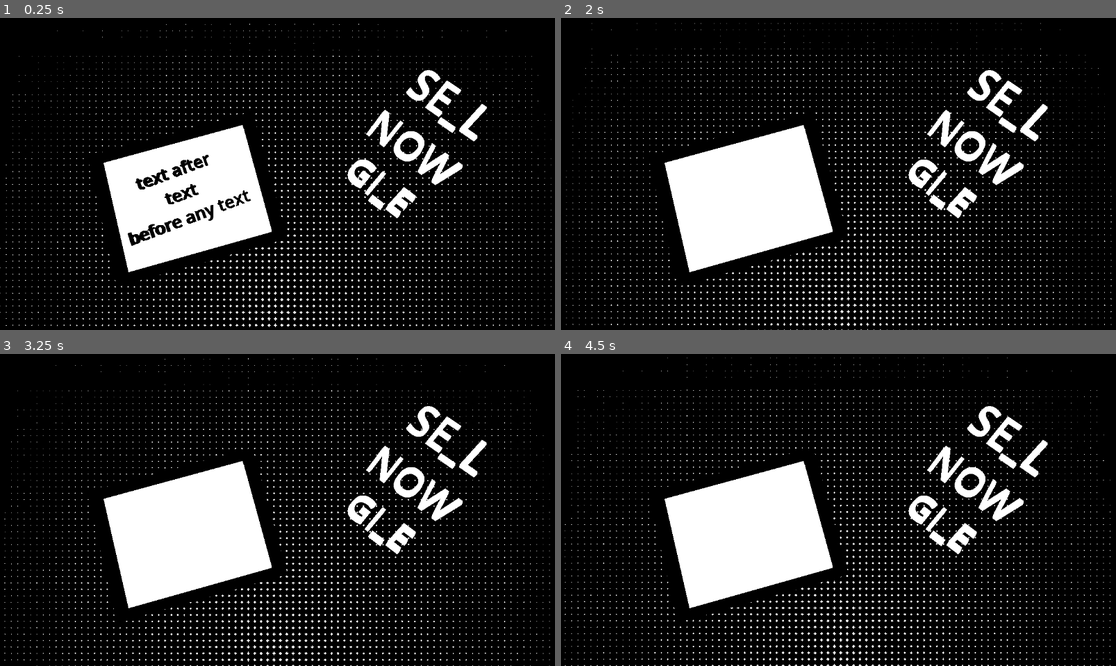
Above: before the commit, frames 1-4 (two rows, left to right).
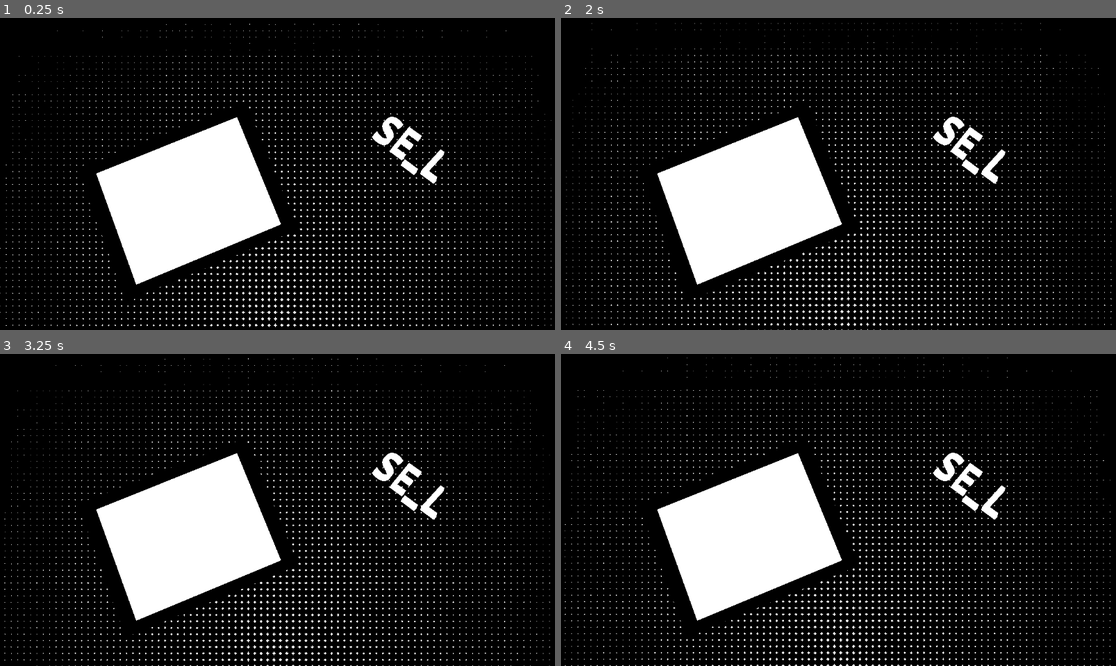
Above: after the commit, the same moments.

Repository: aHDpeee/CapitalismBut..
Game: Godot game, scene res://Scenes/desktop_3d.tscn
Same seed, same stepped clock (60 frames per second), same inputs: the game is played once before the commit and once after it.
Inputs:
- Up to frame 1 (0.25 s): no input
- Up to frame 2 (2 s): tap Enter at 0.5 s
- Up to frame 3 (3.25 s): no input
- Up to frame 4 (4.5 s): no input

The runs differ from the first frame. In frame 1, 5.1% of the frame differs, in the area x 14-88%, y 16-91%; in frame 2, 4.1%; in frame 3, 4.1%; in frame 4, 4.1%.

Commit message:
Letters now drops and moves viea letters

Diff:
--- a/Scenes/letter.tscn
+++ b/Scenes/letter.tscn
@@ -28,7 +28,7 @@
 collision_layer = 257
 collision_mask = 257
 physics_material_override = SubResource("PhysicsMaterial_ka838")
-constant_force = Vector3(0, -20.125, 0)
+constant_force = Vector3(0, -9.9, 0)
 script = ExtResource("1_ka838")
 
 [node name="Collision" type="CollisionShape3D" parent="." unique_id=30077847]
@@ -36,8 +36,10 @@
 shape = SubResource("BoxShape3D_ka838")
 
 [node name="Shape" type="MeshInstance3D" parent="." unique_id=608263764]
+layers = 33792
 mesh = SubResource("TextMesh_sqwnb")
 
 [node name="Outline" type="MeshInstance3D" parent="Shape" unique_id=581466753]
 transform = Transform3D(1.135, 0, 0, 0, 1.135, 0, 0, 0, 1.135, 0, 0, 0)
+layers = 33792
 mesh = SubResource("TextMesh_xbl6t")
--- a/Scenes/make_view.tscn
+++ b/Scenes/make_view.tscn
@@ -3,13 +3,41 @@
 [ext_resource type="Script" uid="uid://bp5lk013obpue" path="res://make_view.gd" id="1_20200"]
 [ext_resource type="PackedScene" uid="uid://canodryngwne8" path="res://Scenes/typing_area.tscn" id="2_k6k8p"]
 
+[sub_resource type="BoxShape3D" id="BoxShape3D_20200"]
+size = Vector3(0.08812857, 0.05543518, 0.108795166)
+
 [node name="makeView" type="Node3D" unique_id=1882131718]
 script = ExtResource("1_20200")
 
 [node name="TypingArea" parent="." unique_id=1747342196 instance=ExtResource("2_k6k8p")]
-transform = Transform3D(0.99999994, 0, 0, 0, 1, 0, 0, 0, 0.99999994, 0, 0, 0)
 
 [node name="Camera3D" type="Camera3D" parent="." unique_id=1785864042]
 transform = Transform3D(1, 0, 0, 0, 0.03212598, 0.99948376, 0, -0.99948376, 0.03212598, 2.3841858e-07, 0.5465896, -0.056916952)
 
 [node name="Letters" type="Node3D" parent="." unique_id=202657891]
+
+[node name="View" type="Node3D" parent="." unique_id=267471854]
+visible = false
+
+[node name="G" type="Area3D" parent="View" unique_id=905891586]
+
+[node name="CollisionShape3D" type="CollisionShape3D" parent="View/G" unique_id=1970636454]
+transform = Transform3D(-0.09855558, 0, 0.99513155, 0, 1, 0, -0.99513155, 0, -0.09855558, -0.18291076, 0, -0.11189599)
+shape = SubResource("BoxShape3D_20200")
+
+[node name="I" type="Area3D" parent="View" unique_id=621223063]
+
+[node name="CollisionShape3D" type="CollisionShape3D" parent="View/I" unique_id=1267137313]
+transform = Transform3D(0.22471291, 0, 0.974425, 0, 1, 0, -0.974425, 0, 0.22471291, 0.14204901, 0, -0.105103545)
+shape = SubResource("BoxShape3D_20200")
+
+[node name="V" type="Area3D" parent="View" unique_id=1734694764]
+
+[node name="CollisionShape3D" type="CollisionShape3D" parent="View/V" unique_id=711437431]
+transform = Transform3D(-0.0053407135, 0, 0.99998575, 0, 1, 0, -0.99998575, 0, -0.0053407135, -0.0012739301, 0, 0.122302294)
+shape = SubResource("BoxShape3D_20200")
+
+[node name="E" type="Area3D" parent="View" unique_id=1211570445]
+
+[node name="CollisionShape3D" type="CollisionShape3D" parent="View/E" unique_id=1963566354]
+shape = SubResource("BoxShape3D_20200")
--- a/Scenes/typing_area.tscn
+++ b/Scenes/typing_area.tscn
@@ -31,9 +31,15 @@
 [sub_resource type="BoxShape3D" id="BoxShape3D_nbscg"]
 size = Vector3(0.69976807, 0.07280731, 0.5358887)
 
+[sub_resource type="BoxShape3D" id="BoxShape3D_payhe"]
+size = Vector3(0.034950256, 1.370863, 0.5358887)
+
+[sub_resource type="BoxShape3D" id="BoxShape3D_jw67n"]
+size = Vector3(0.70155716, 1.6859875, 0.022827148)
+
 [node name="TypingArea" type="StaticBody3D" unique_id=1167680491]
 physics_interpolation_mode = 2
-transform = Transform3D(0.2689198, 0, -0.96316254, 0, 1, 0, 0.96316254, 0, 0.2689198, 0, 0, 0)
+transform = Transform3D(0.99999994, 0, 0, 0, 1, 0, 0, 0, 0.99999994, 0, 0, 0)
 
 [node name="Area3D" type="Area3D" parent="." unique_id=1603875930]
 collision_layer = 256
@@ -53,6 +59,22 @@
 layers = 1024
 mesh = SubResource("BoxMesh_s6xkr")
 
-[node name="CollisionShape3D" type="CollisionShape3D" parent="." unique_id=1745383827]
+[node name="Collision" type="CollisionShape3D" parent="." unique_id=1745383827]
 transform = Transform3D(1.0000002, 0, 0, 0, 1, 0, 0, 0, 1.0000002, 0.0022888347, 0.00068068504, 0.00061032205)
 shape = SubResource("BoxShape3D_nbscg")
+
+[node name="Collision2" type="CollisionShape3D" parent="." unique_id=1400641783]
+transform = Transform3D(0.9999828, 0, 0, 0, 1, 0, 0, 0, 0.9999828, 0.3346974, 0.6497085, 0.00061032147)
+shape = SubResource("BoxShape3D_payhe")
+
+[node name="Collision3" type="CollisionShape3D" parent="." unique_id=838685466]
+transform = Transform3D(0.99998736, 0, 0, 0, 1, 0, 0, 0, 0.99998736, -0.33018, 0.00068068504, 0.00061032164)
+shape = SubResource("BoxShape3D_payhe")
+
+[node name="Collision4" type="CollisionShape3D" parent="." unique_id=1495560862]
+transform = Transform3D(0.99996865, 0, 0, 0, 1, 0, 0, 0, 0.99996865, 0.001400381, 0.00068068504, -0.255914)
+shape = SubResource("BoxShape3D_jw67n")
+
+[node name="Collision5" type="CollisionShape3D" parent="." unique_id=697031519]
+transform = Transform3D(0.99996114, 0, 0, 0, 1, 0, 0, 0, 0.99996114, 0.0014003804, 0.80727077, 0.2574243)
+shape = SubResource("BoxShape3D_jw67n")
--- a/Scenes/words.tscn
+++ b/Scenes/words.tscn
@@ -2,7 +2,7 @@
 
 [ext_resource type="Script" uid="uid://bnw7k6aamnibc" path="res://Scripts/words.gd" id="1_1b8nx"]
 [ext_resource type="PackedScene" uid="uid://cj4vatrbmsoto" path="res://Scenes/node_3d.tscn" id="1_s8mwy"]
-[ext_resource type="PackedScene" uid="uid://canodryngwne8" path="res://Scenes/typing_area.tscn" id="3_4sr8l"]
+[ext_resource type="PackedScene" uid="uid://c3rfd0crj1xfs" path="res://Scenes/make_view.tscn" id="3_4sr8l"]
 
 [sub_resource type="StandardMaterial3D" id="StandardMaterial3D_ccgj1"]
 shading_mode = 0
@@ -35,8 +35,9 @@
 
 [node name="JustTyped" type="MeshInstance3D" parent="." unique_id=282120219]
 transform = Transform3D(1.2149669, -0.46244496, -2.0214108e-08, 0, -5.6824796e-08, 1.2999997, -0.46244496, -1.2149669, -5.3107886e-08, -2.6798904, 0, 0.6787009)
-layers = 1024
+visible = false
+layers = 0
 mesh = SubResource("TextMesh_ynwrw")
 
-[node name="TypingArea" parent="." unique_id=1747342196 instance=ExtResource("3_4sr8l")]
-transform = Transform3D(2.87504, 0, 0.8027257, 0, 2.985, 0, -0.8027257, 0, 2.87504, -2.6059337, -0.07951486, 0.7242411)
+[node name="makeView" parent="." unique_id=1882131718 instance=ExtResource("3_4sr8l")]
+transform = Transform3D(2.8468843, 0, 1.175436, 0, 3.08, 0, -1.175436, 0, 2.8468843, -2.5711083, 0, 0.7491553)
--- a/Scripts/words.gd
+++ b/Scripts/words.gd
@@ -1,21 +1,24 @@
 extends Node3D
 
 var s = ''
+var sMesh = []
+var type = true
 var dic = {"LIVE":"GIVE", "GUY":"BUY", "BELL":"SELL", "WOW":"NOW", "MART":"START", "HONEY":"MONEY", \
 	"JUST":"MUST", "LORE":"MORE", "BAITING":"WAITING"}
 var banned = ['q', 'w', 'e', 'r', 't', 'y', 'u', 'i', 'o', 'p',
 	'a', 's', 'd', 'f', 'g', 'h', 'j', 'k', 'l',
 	'z', 'x', 'c', 'v', 'b', 'n', 'm', 'space']
+var activeLetterIndex = -1
 
 func _ready() -> void:
 	#AddWords(['perpetuum', 'rotation', 'rejection', 'fighter', 'magnetometr', 'sight'], 1, $ToType)
 	AddWords(dic.values(), 1, $ToType)
 
 var ans3 = []
-func AddWords(ans, perk: int, object: MeshInstance3D):
+func AddWords(ans : Array, perk: int, object: MeshInstance3D):
 
 	ans3 = []
-	while len(ans3) < 3:
+	while len(ans3) < 1:
 		var n = randi() % len(ans)
 		if ans[n] not in ans3:
 			ans3.append(ans[n])
@@ -44,11 +47,24 @@
 func _input(event: InputEvent) -> void:
 	if event is InputEventKey and event.is_pressed() :
 		#print_debug(event.as_text())
-		if not event.get_modifiers_mask() and event.as_text().to_lower() in banned and len(s)<=9:
+		if not event.get_modifiers_mask() and event.as_text().to_lower() in banned and len(s)<=9 and type:
+			activeLetterIndex += 1
+			sMesh.append($makeView.addLetter(\
+			String.chr(event.keycode).to_lower(), activeLetterIndex-len($ToType.mesh.text)/2, 0,\
+			$makeView/TypingArea.position+Vector3(0,1,0), $makeView/TypingArea.rotation).letter)
 			s += String.chr(event.keycode).to_lower()
-		if event.as_text() == 'Backspace' and len(s) > 0:
+		if event.as_text() == 'Backspace' and activeLetterIndex >= 0:
+			$makeView/Letters.remove_child(sMesh[activeLetterIndex])
+			$makeView/Letters.remove_child($makeView/Letters.get_child(activeLetterIndex))
+			activeLetterIndex -= 1
 			s[-1] = ''
 		$JustTyped.mesh.text = s.to_lower()
 		if checkWords($JustTyped):
-			s = ''
-			AddWords(dic.values(), 1, $ToType)
+			$makeView.move = true
+			type = false
+			#s = ''
+			#print(sMesh)
+			#for x in range(activeLetterIndex):
+				#$makeView/Letters.remove_child(sMesh[-x])
+			#activeLetterIndex = -1
+			#AddWords(dic.values(), 1, $ToType)
--- a/make_view.gd
+++ b/make_view.gd
@@ -1,53 +1,66 @@
 extends Node3D
 
 @onready var lInstance = preload("res://Scenes/letter.tscn")
-var activeLetterIndex = -1
+var activeLetterIndex = 0
+var move = false
 # Called when the node enters the scene tree for the first time.
-func _ready() -> void:
-	addWord("Hello")
+#func _ready() -> void:
+	#addWord("GIVE")
 func addWord(alf,row=0):
 	for x in range(len(alf)):
 		addLetter(alf[x],x-len(alf)/2,row)
 		await get_tree().create_timer(0.5).timeout
-func addLetter(alf,col=0,row=0):
+func addLetter(alf,col=0,row=0, pos=Vector3(0,1,0), rot=Vector3.ZERO):
 		var l : RigidBody3D = lInstance.instantiate()
 		l.letter = alf
-		l.position.y = 1
+		l.rotation = rot
+		var line = (Vector3.RIGHT\
+		 * Quaternion(Vector3.UP, -rot.y)\
+		 #* Quaternion(Vector3.LEFT, rot.x)\
+		 #* Quaternion(Vector3.FORWARD, rot.z)
+		).normalized()
+		l.position = pos + line*col*0.1
 		l.rotate_x(-PI*(0.45+randf()*0.15))
 		l.get_node("Shape").mesh = l.get_node("Shape").mesh.duplicate()
 		l.get_node("Shape/Outline").mesh = l.get_node("Shape/Outline").mesh.duplicate()
 		$Letters.add_child(l)
-		l.apply_central_force(Vector3((randf()-0.5)*0.3+col,0,(randf()-0.5)*0.25+row)*20)
+		#l.apply_central_force(Vector3((randf()-0.5)*0.3+col,0,(randf()-0.5)*0.25+row)*20)
 		activeLetterIndex = $Letters.get_child_count()-1
 
-		return col+1
+		return {"letter" : l, "index": col+1}
 
 func _input(event: InputEvent) -> void:
 	if event is InputEventKey:
-		Controller._input(event)
 		var chi = $Letters.get_children()
-		var achi : RigidBody3D = chi[activeLetterIndex]
-		if event.is_pressed() and not event.is_echo():
-			if Controller.inStack("asd") and Controller.arePressed("asd"):
-				achi.changeType("default")
-				activeLetterIndex = (activeLetterIndex-1+$Letters.get_child_count()) % $Letters.get_child_count()
-				chi[activeLetterIndex].changeType("focus")
-			elif Controller.inStack("l;'") and Controller.arePressed("l;'"):
-				achi.changeType("default")
-				activeLetterIndex = (activeLetterIndex+1) % $Letters.get_child_count()
-				chi[activeLetterIndex].changeType("focus")
-		if 1:
-			if Controller.arePressed("e"):
-				achi.angular_velocity = Vector3(0,-120,0)
-			if Controller.arePressed("o"):
-				achi.angular_velocity = Vector3(0,120,0)
-			if Controller.arePressed("p"):
-				achi.apply_central_force(Vector3(1,0,-1)*50)
-			if Controller.arePressed("w"):
-				achi.apply_central_force(Vector3(-1,0,-1)*50)
-			if Controller.arePressed(","):
-				achi.apply_central_force(Vector3(1,0,1)*50)
-			if Controller.arePressed("c"):
-				achi.apply_central_force(Vector3(-1,0,1)*50)
+		if move:
+			Controller._input(event)
+			var achi : RigidBody3D = chi[activeLetterIndex]
+			if event.is_pressed() and not event.is_echo():
+				if Controller.inStack("asd") and Controller.arePressed("asd"):
+					achi.changeType("default")
+					activeLetterIndex = (activeLetterIndex-1+$Letters.get_child_count()) % $Letters.get_child_count()
+					chi[activeLetterIndex].changeType("focus")
+				elif Controller.inStack("l;'") and Controller.arePressed("l;'"):
+					achi.changeType("default")
+					activeLetterIndex = (activeLetterIndex+1) % $Letters.get_child_count()
+					chi[activeLetterIndex].changeType("focus")
+			if 1:
+				var force =  Vector3.ZERO
+				if Controller.arePressed("e"):
+					achi.angular_velocity = Vector3(0,-120,0)
+				if Controller.arePressed("o"):
+					achi.angular_velocity = Vector3(0,120,0)
+
+				if Controller.arePressed("p"):
+					force += Vector3(1,0,-1)
+				if Controller.arePressed("w"):
+					force += Vector3(-1,0,-1)
+				if Controller.arePressed(","):
+					force += Vector3(1,0,1)
+				if Controller.arePressed("c"):
+					force += Vector3(-1,0,1)
+				achi.apply_central_force(force.normalized()*50)
+
+
 			if Controller.arePressed("r"):
 				get_tree().reload_current_scene()
Not shown: 1 places in Scenes/dialog.tscn that only renumber resources
Not shown, added: Scripts/dialog.gd.uid
